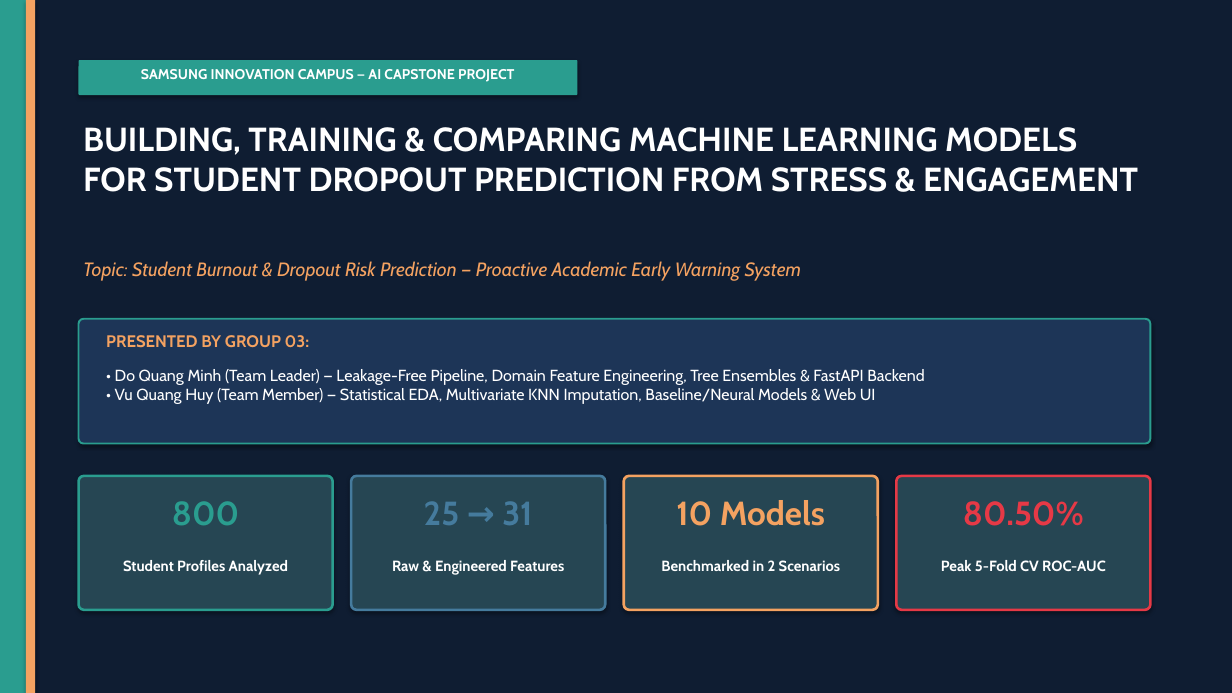
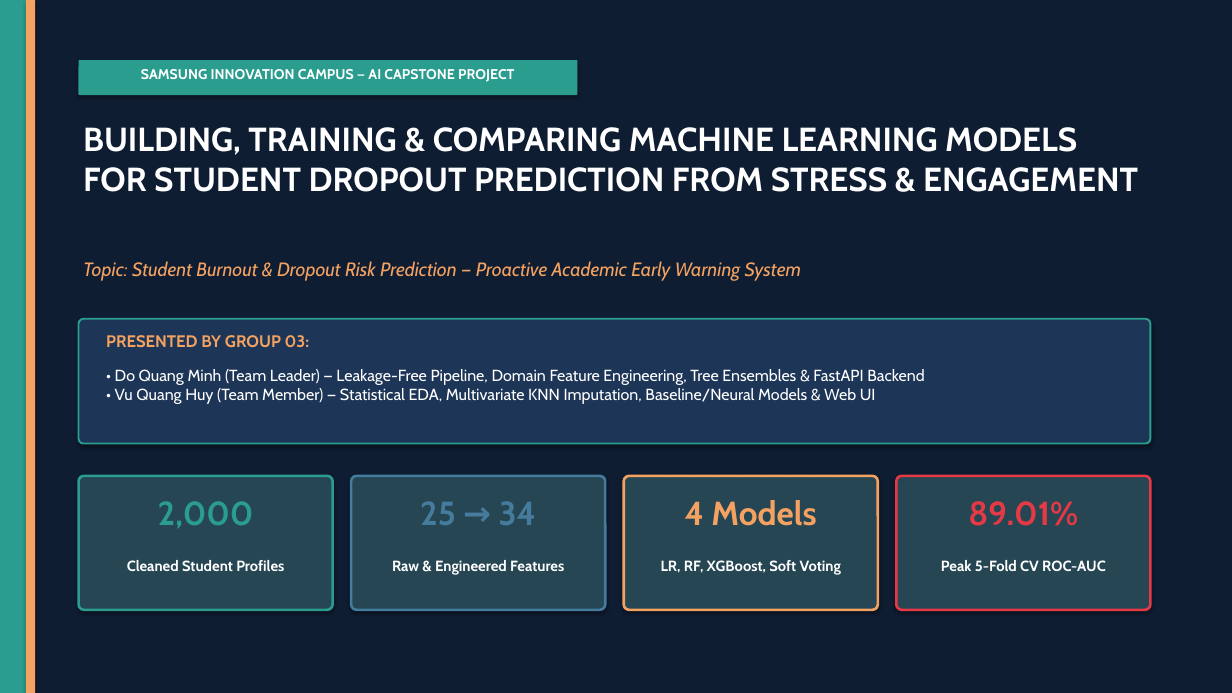
Before and after one commit to mrminh836/Student_Burnout, a slide deck: slide 1 of SIC_Documents_EN/SIC_AI_Capstone Project_Presentation Slide Template.pptx. Drawn at 1232x693 pixels with LibreOffice and Linux fonts; fonts in the diff are those of the drawing. Boxes give left, top, right and bottom in pixels: in the first picture for what was removed or moved away, otherwise in the second. Text is boxed around its words. In the diff, an @@ line names an element or a change of style, - is before the commit and + after.

Commit message:
Docs: Update all Word reports, PowerPoint slides, bilingual figures, and Defense Study Guide to 2,000-student & 4-model results

```diff
--- a/SIC_Documents_EN/SIC_AI_Capstone Project_Presentation Slide Template.pptx
+++ b/SIC_Documents_EN/SIC_AI_Capstone Project_Presentation Slide Template.pptx
@@ text at bbox=[158, 501, 254, 528]: text changed @@
-800
+2,000
@@ text at bbox=[420, 501, 536, 525]: text changed @@
-25 → 31
+25 → 34
@@ text at bbox=[685, 500, 816, 526]: text changed @@
-10 Models
+4 Models
@@ text at bbox=[968, 501, 1078, 526]: text changed @@
-80.50%
+89.01%
@@ text at bbox=[127, 560, 284, 571]: text changed @@
-Student Profiles Analyzed
+Cleaned Student Profiles
@@ text at bbox=[661, 560, 841, 575]: text changed @@
-Benchmarked in 2 Scenarios
+LR, RF, XGBoost, Soft Voting
```
Also in this commit, not shown: 1 other slide changed, 31 other files.
